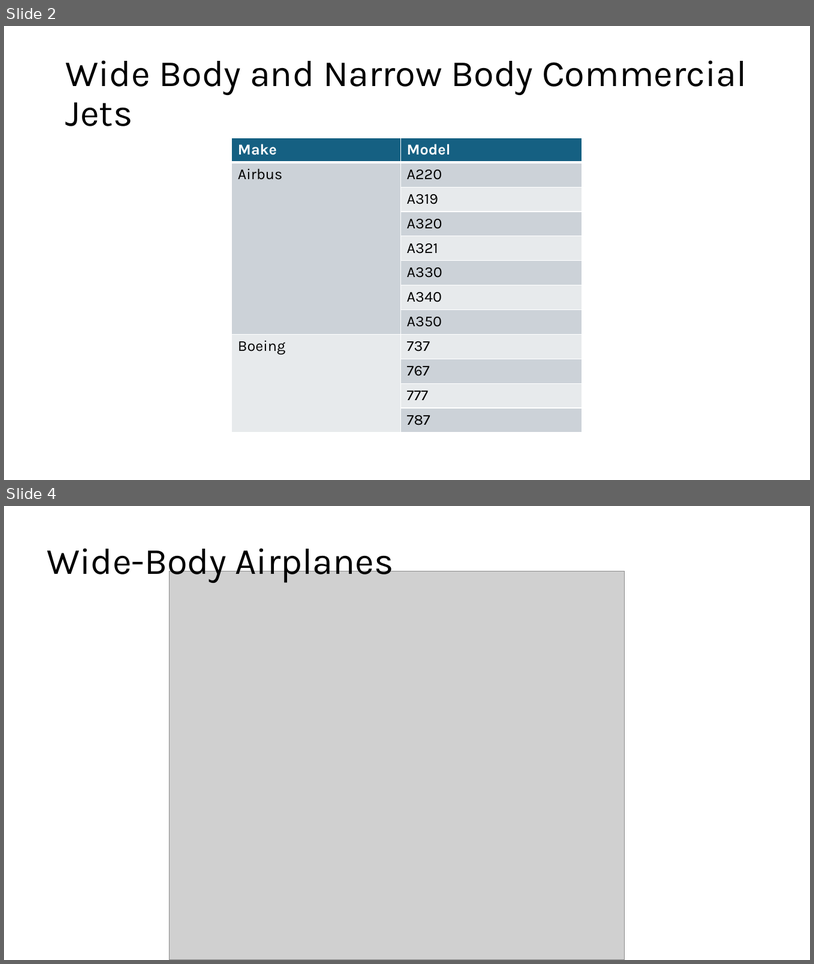
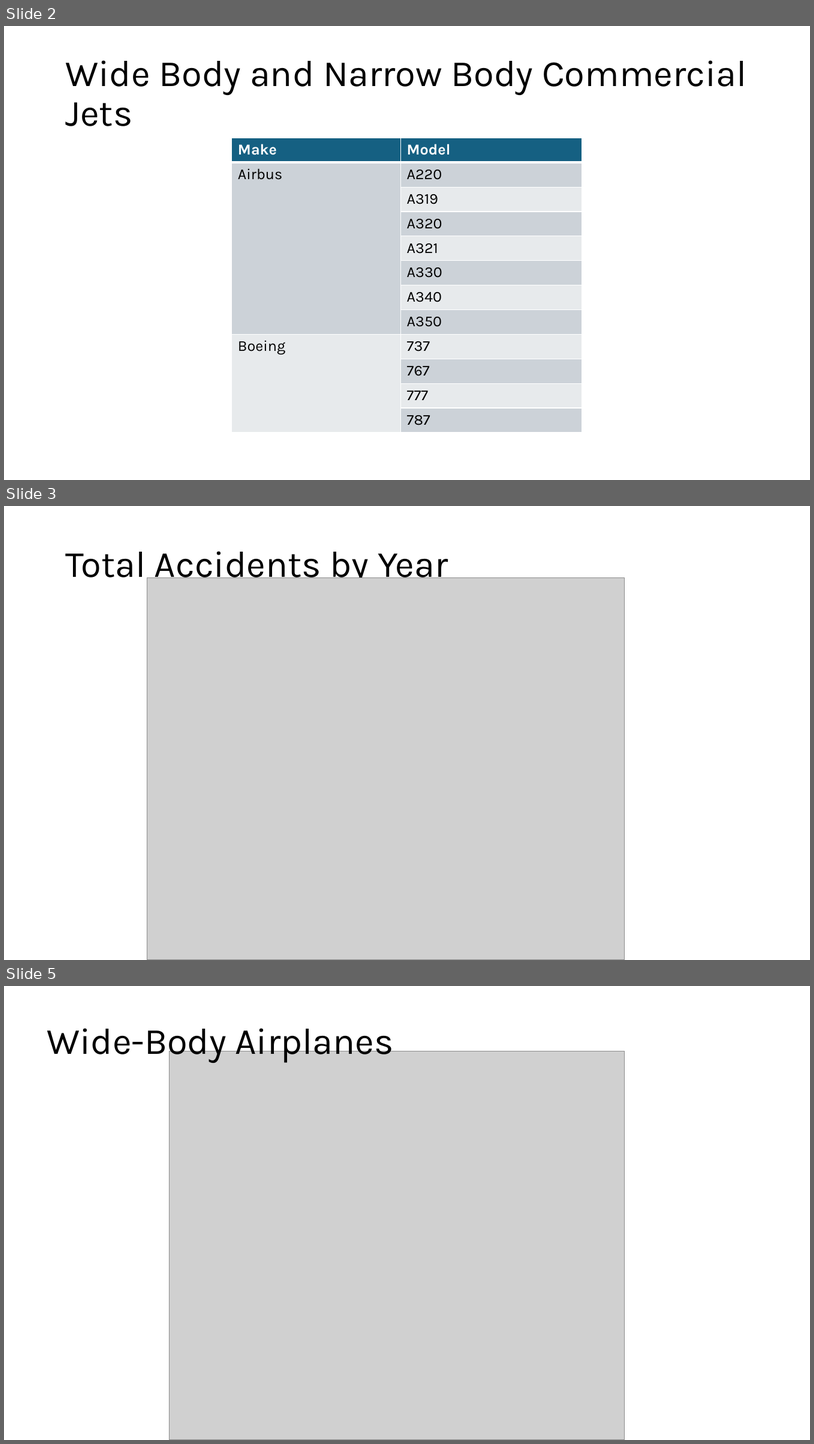
Before and after one commit to jgoett2/AirplaneRecommendations, a slide deck: Presentation.pptx. Shown one above the other, each under a label of ours: slides 2 and 4 before the commit, slides 2, 3 and 5 after it; the slides between them are not shown. The pictures are 814x964 and 814x1444 pixels, drawn with LibreOffice and Linux fonts; fonts in the diff are those of the drawing; grey boxes stand for pictures. Boxes give left, top, right and bottom in pixels: in the first picture for what was removed or moved away, otherwise in the second. Text is boxed around its words. In the diff, an @@ line names an element or a change of style, - is before the commit and + after.

```diff
--- a/Presentation.pptx
+++ b/Presentation.pptx
@@ slide 3 added at <box>4,506,810,960</box>, background #FFFFFF @@
@@ title added at <box>65,551,449,586</box>, 44 pt, text #000000 @@
+Total Accidents by Year
@@ picture added at <box>147,577,625,960</box> @@
@@ what was slide 4 is now slide 5 @@
```
Also in this commit, not shown: 5 other slides added, 3 slides removed, 1 other file.
